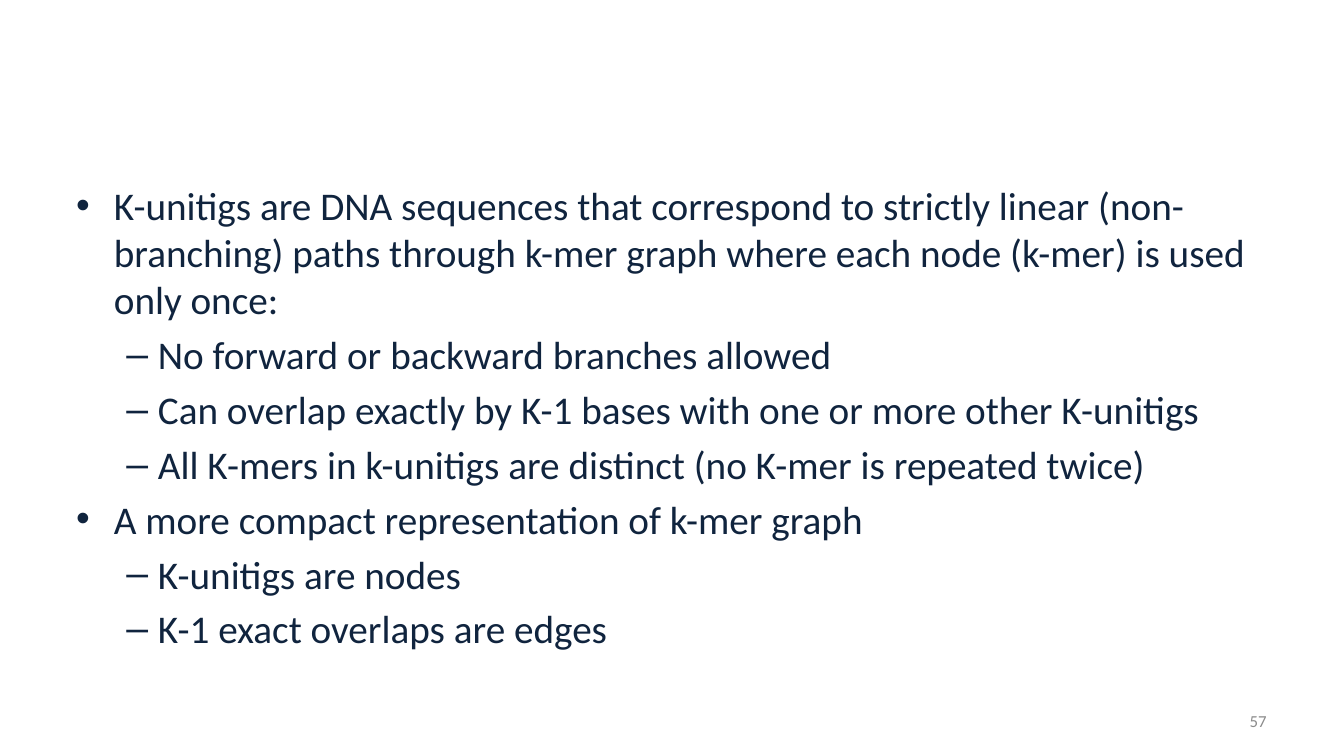
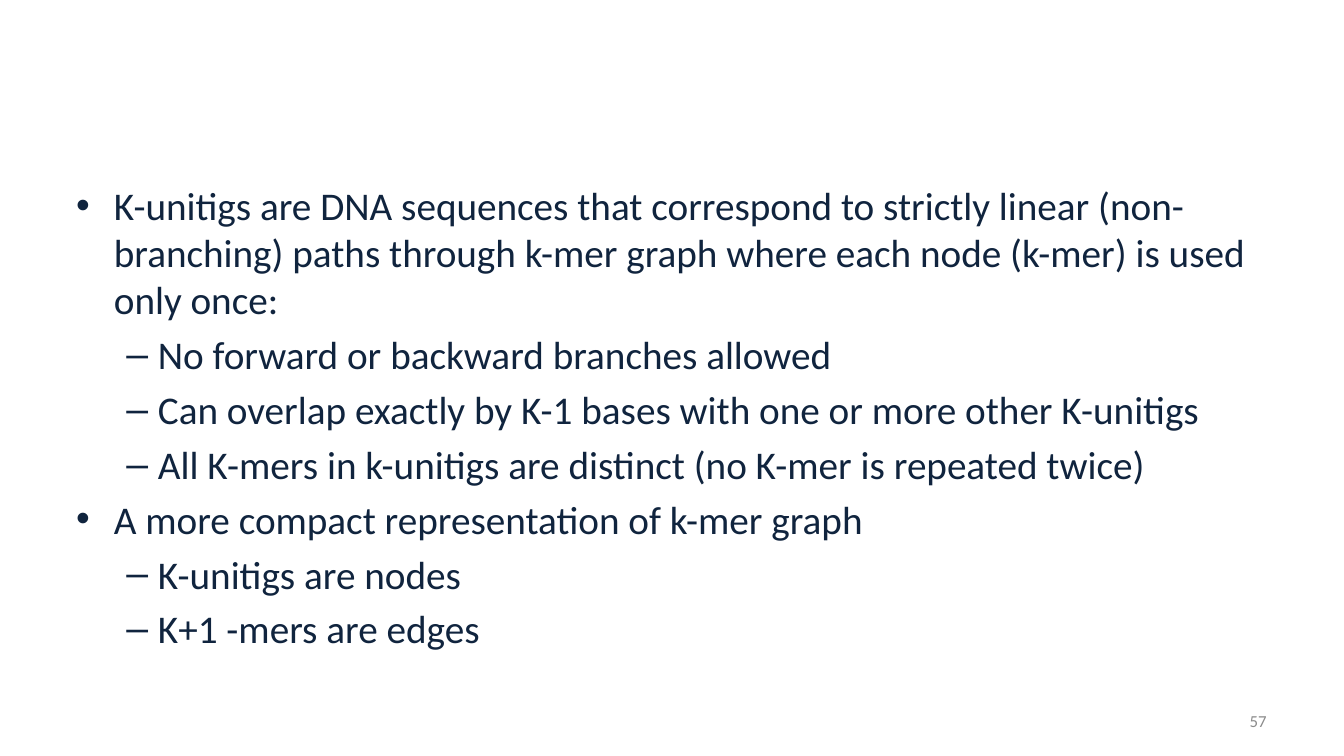
Before and after one commit to alekseyzimin/BME-Algorithms-for-Analysis-of-Genomic-Data, a slide deck: slide 57 of Fall 2026/Week 5 -- Genome Assembly Algorithms.pptx. Drawn at 1344x756 pixels with LibreOffice and Linux fonts; fonts in the diff are those of the drawing; background and template pictures are left out. Boxes give left, top, right and bottom in pixels: in the first picture for what was removed or moved away, otherwise in the second. Text is boxed around its words. In the diff, an @@ line names an element or a change of style, - is before the commit and + after.

```diff
--- a/Fall 2026/Week 5 -- Genome Assembly Algorithms.pptx
+++ b/Fall 2026/Week 5 -- Genome Assembly Algorithms.pptx
@@ text at [158,615,480,650]: text changed @@
-  – K-1 exact overlaps are edges
+  – K+1 -mers are edges
```
Also in this commit, not shown: 1 other slide changed.
